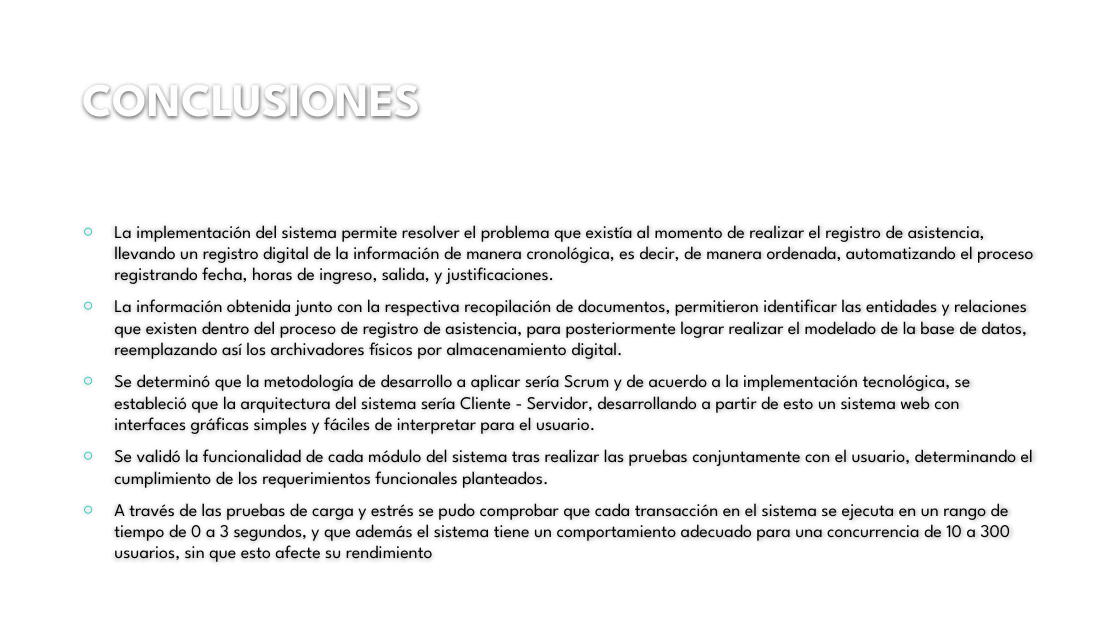
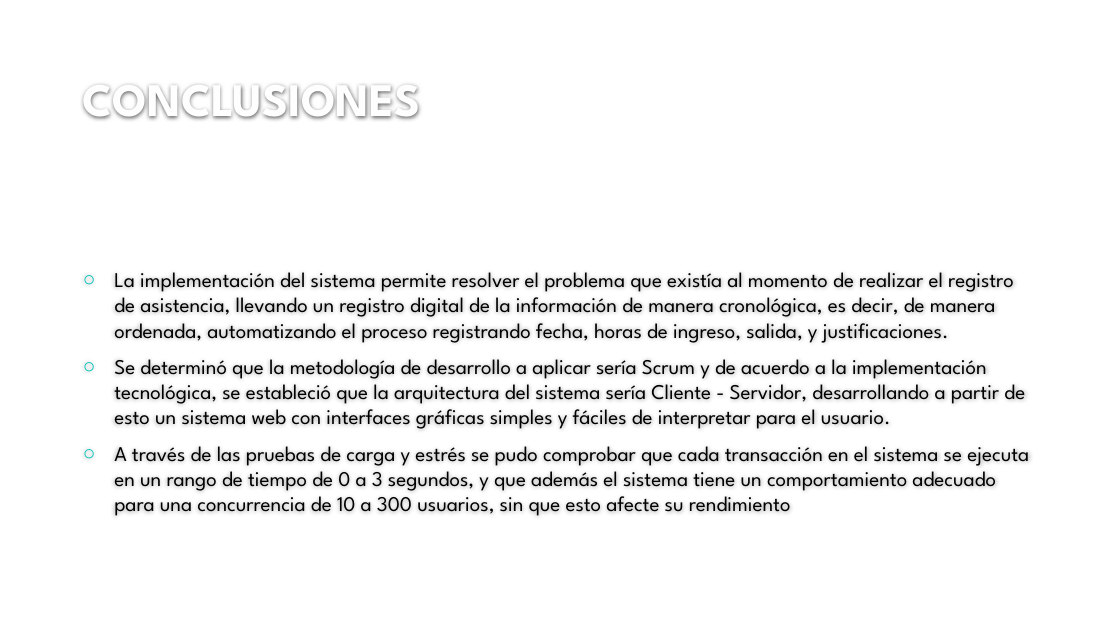
Before and after one commit to LuisBone/asistenciaEmpresarial, a slide deck: slide 15 of SISTEMA WEB DE CONTROL DE ASISTENCIA PARA PEQUEÑAS.pptx. Drawn at 1120x630 pixels with LibreOffice and Linux fonts; fonts in the diff are those of the drawing; background and template pictures are left out. Boxes give left, top, right and bottom in pixels: in the first picture for what was removed or moved away, otherwise in the second. Text is boxed around its words. In the diff, an @@ line names an element or a change of style, - is before the commit and + after.

```diff
--- a/SISTEMA WEB DE CONTROL DE ASISTENCIA PARA PEQUEÑAS.pptx
+++ b/SISTEMA WEB DE CONTROL DE ASISTENCIA PARA PEQUEÑAS.pptx
@@ text "La implementación del sistema permite ..." at (114, 272, 1029, 516): size 15.3 to 18 pt @@
@@ text at (114, 299, 1027, 359): paragraph removed @@
-○ La información obtenida junto con la respectiva recopilación de documentos, permitieron identificar las entidades y relaciones que existen dentro del proceso de registro de asistencia, para posteriormente lograr realizar el modelado de la base de datos, reemplazando así los archivadores físicos por almacenamiento digital.
@@ text at (114, 449, 1033, 488): paragraph removed @@
-○ Se validó la funcionalidad de cada módulo del sistema tras realizar las pruebas conjuntamente con el usuario, determinando el cumplimiento de los requerimientos funcionales planteados.
```
Also in this commit, not shown: 3 other slides changed.
